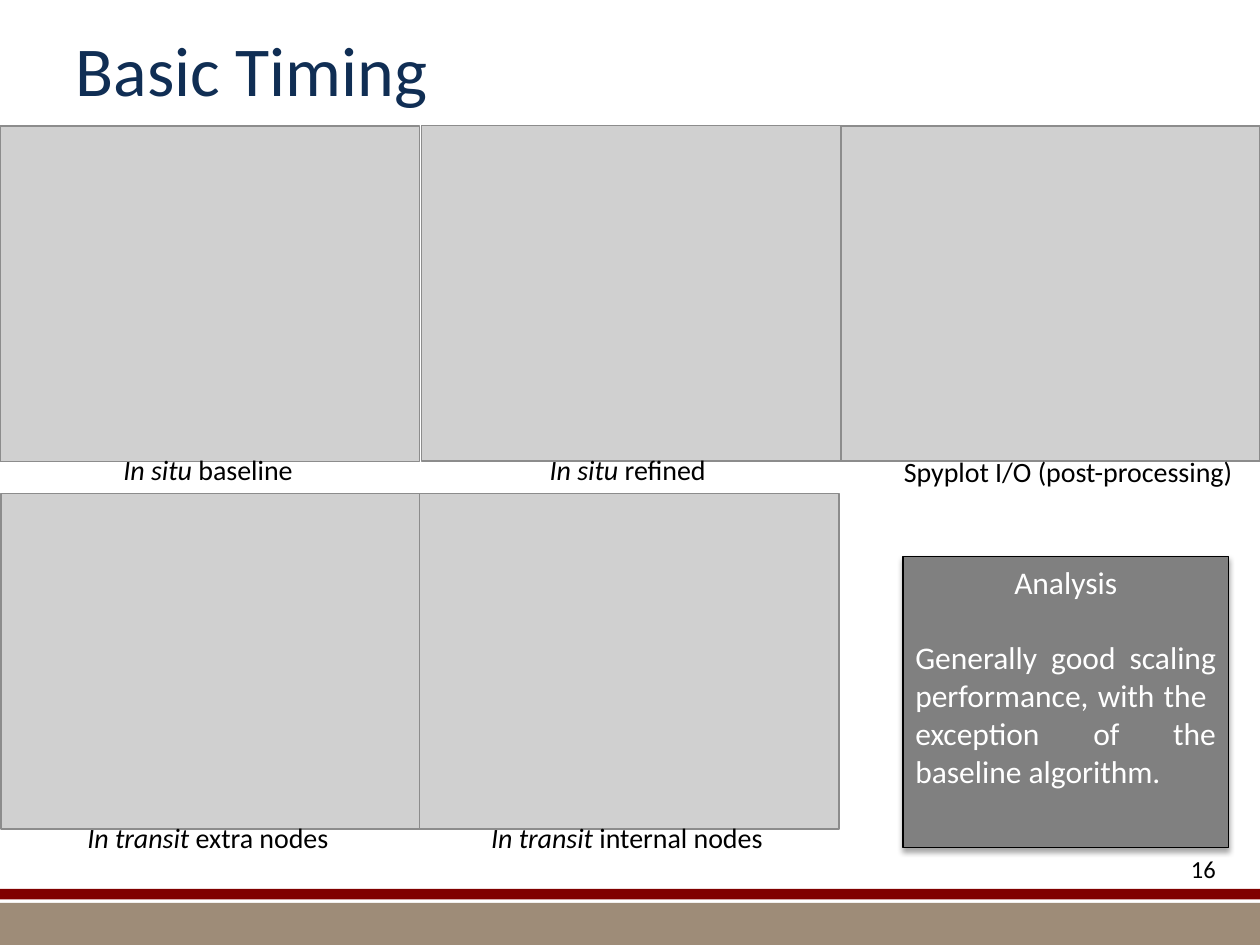
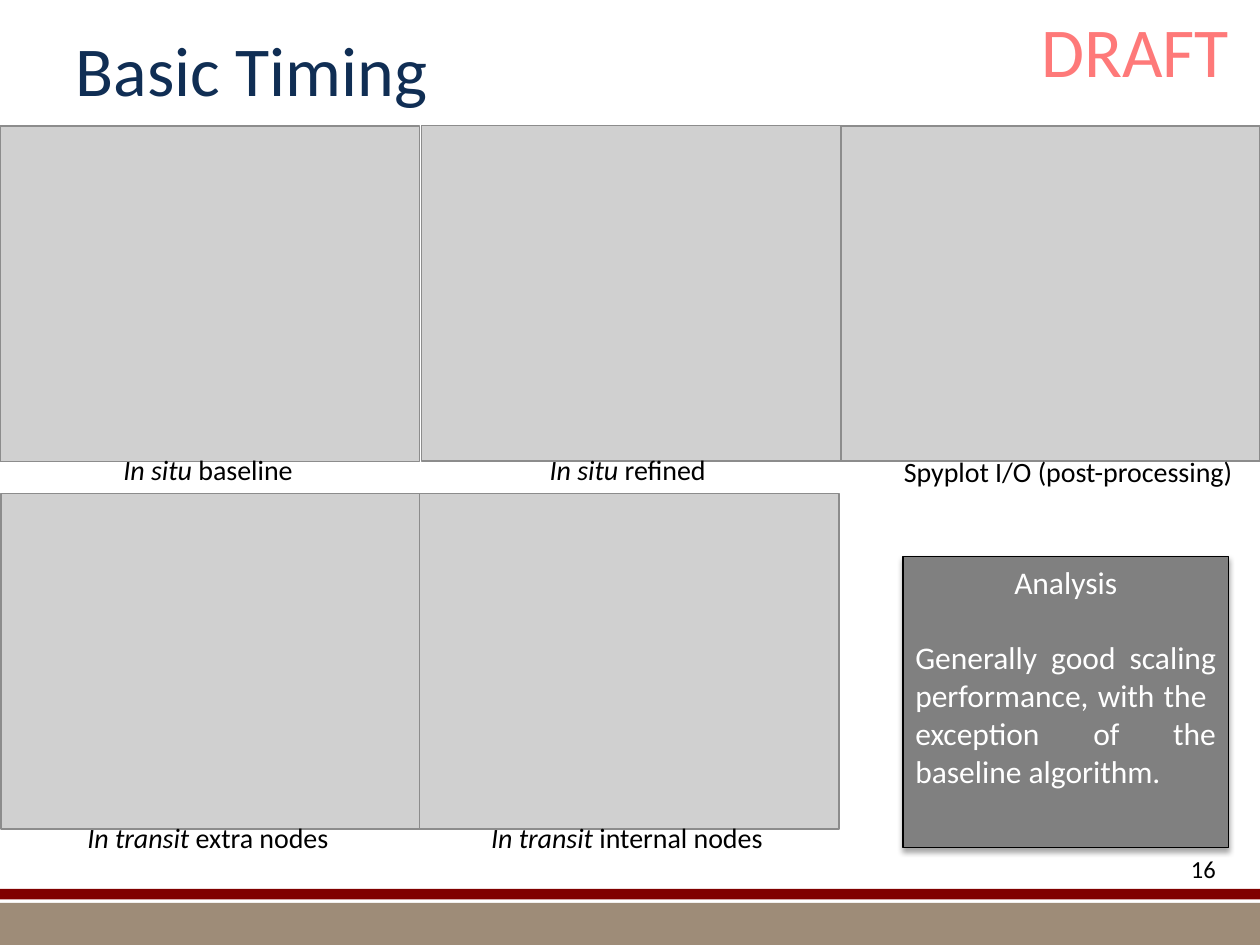
Before and after one commit to kmorel-papers/MilestoneFY13, a slide deck: slide 16 of Summary/SummarySlides.pptx. Drawn at 1260x945 pixels with LibreOffice and Linux fonts; fonts in the diff are those of the drawing; grey boxes stand for pictures; background and template pictures are left out. Boxes give left, top, right and bottom in pixels: in the first picture for what was removed or moved away, otherwise in the second. Text is boxed around its words. In the diff, an @@ line names an element or a change of style, - is before the commit and + after.

Commit message:
adding the ppt slides

```diff
--- a/Summary/SummarySlides.pptx
+++ b/Summary/SummarySlides.pptx
@@ text added at (x1=1041, y1=32, x2=1229, y2=77), 40 pt, text #FE7979 @@
+DRAFT
```
Also in this commit, not shown: 35 other slides changed.
